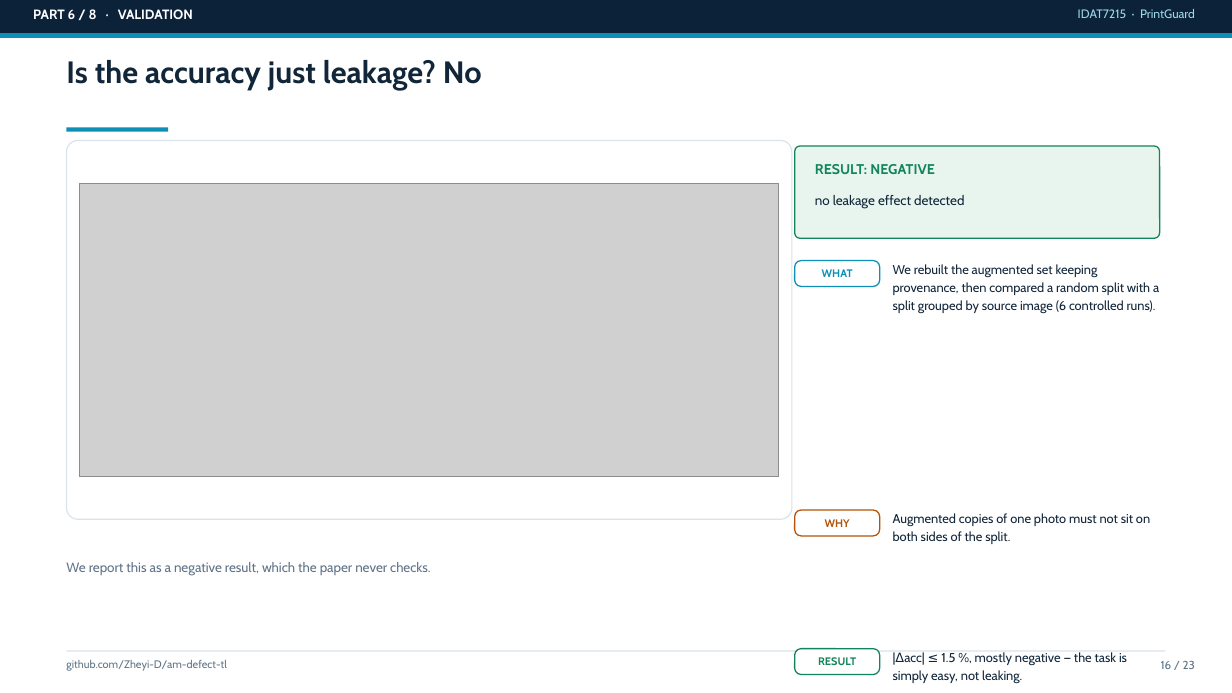
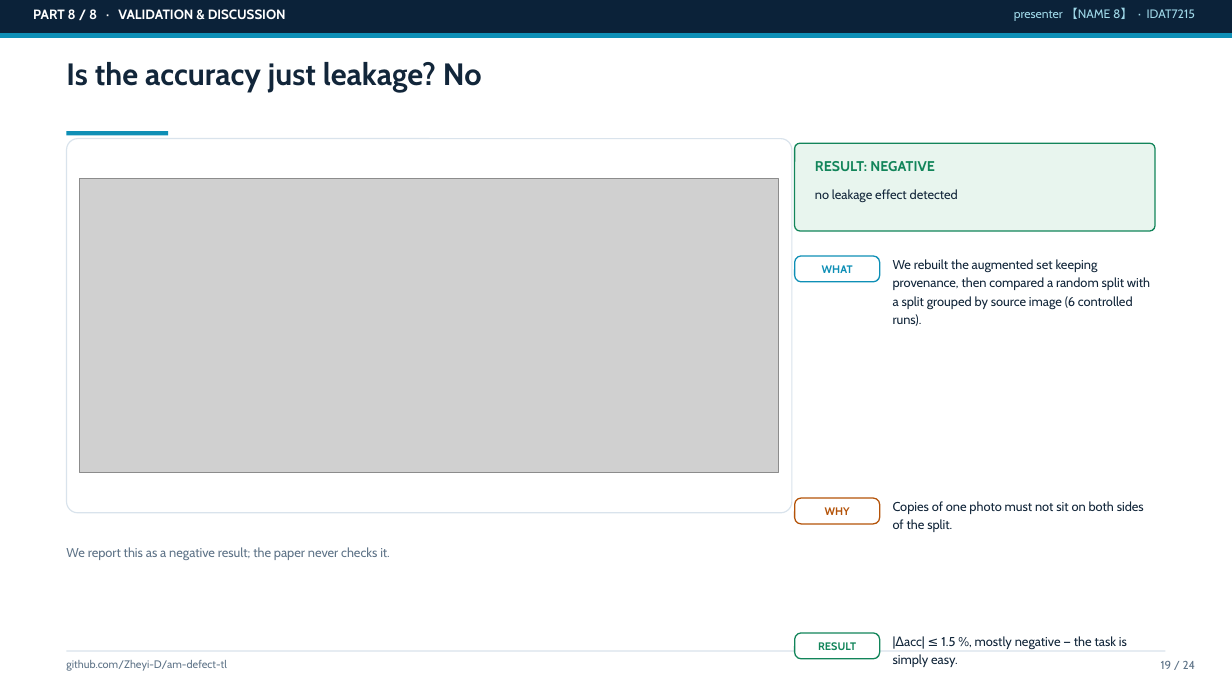
Before and after one commit to Zheyi-D/am-defect-tl, a slide deck: slide 19 of reports/slides_draft.pptx (slide 16 before the commit). Drawn at 1232x693 pixels with LibreOffice and Linux fonts; fonts in the diff are those of the drawing; grey boxes stand for pictures. Boxes give left, top, right and bottom in pixels: in the first picture for what was removed or moved away, otherwise in the second. Text is boxed around its words. In the diff, an @@ line names an element or a change of style, - is before the commit and + after.

```diff
--- a/reports/slides_draft.pptx
+++ b/reports/slides_draft.pptx
@@ text at (x1=33, y1=9, x2=286, y2=19): text changed @@
-PART 6 / 8 · VALIDATION
+PART 8 / 8 · VALIDATION & DISCUSSION
@@ text added at (x1=1014, y1=7, x2=1195, y2=21), 9.5 pt, text #9FD8E8 @@
+presenter 【NAME 8】 · IDAT7215
@@ text removed at (x1=1078, y1=9, x2=1195, y2=18) @@
-IDAT7215 · PrintGuard
@@ rectangle moved from (x1=67, y1=128, x2=168, y2=131) to (x1=67, y1=131, x2=168, y2=135) @@
@@ rounded rectangle resized from (x1=67, y1=140, x2=792, y2=519) to (x1=67, y1=139, x2=792, y2=513) @@
@@ rounded rectangle resized from (x1=795, y1=146, x2=1160, y2=238) to (x1=795, y1=143, x2=1155, y2=231) @@
@@ text "no leakage effect detected" at (x1=815, y1=189, x2=958, y2=202): size 10.5 to 10 pt @@
@@ 1 picture, 1 text, 1 rounded rectangle moved together from (x1=79, y1=183, x2=880, y2=477) to (x1=79, y1=179, x2=880, y2=473) @@
@@ text "We rebuilt the augmented set ..." rewrapped from (x1=893, y1=264, x2=1159, y2=313) to (x1=893, y1=259, x2=1150, y2=326) @@
@@ text "WHY" moved from (x1=825, y1=519, x2=850, y2=527) to (x1=825, y1=507, x2=850, y2=515) @@
@@ rounded rectangle moved from (x1=795, y1=510, x2=880, y2=536) to (x1=795, y1=498, x2=880, y2=524) @@
@@ text at (x1=893, y1=501, x2=1144, y2=532): text changed @@
-Augmented copies of one photo must not sit on both sides of the split.
+Copies of one photo must not sit on both sides of the split.
@@ text at (x1=66, y1=547, x2=390, y2=560): text changed; size 10.5 to 10 pt @@
-We report this as a negative result, which the paper never checks.
+We report this as a negative result; the paper never checks it.
@@ text "RESULT" moved from (x1=818, y1=657, x2=856, y2=665) to (x1=818, y1=642, x2=856, y2=650) @@
@@ rounded rectangle moved from (x1=795, y1=649, x2=880, y2=675) to (x1=795, y1=633, x2=880, y2=659) @@
@@ text at (x1=893, y1=636, x2=1127, y2=667): text changed @@
-|Δacc| ≤ 1.5 %, mostly negative — the task is simply easy, not leaking.
+|Δacc| ≤ 1.5 %, mostly negative — the task is simply easy.
@@ text at (x1=1161, y1=661, x2=1196, y2=669): text changed @@
-16 / 23
+19 / 24
```
Also in this commit, not shown: 18 other slides changed, 5 slides added, 4 slides removed, 2 other files.
